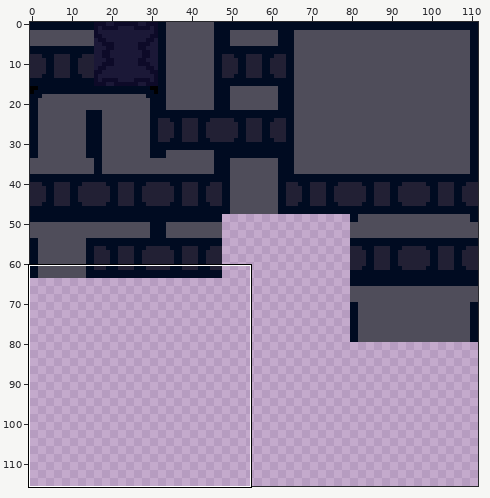
One commit to this sprite sheet: res/spaceTiles.png. The first picture is a wide view before the edit; the outline marks the close-up.
Close-up. First the earlier version:
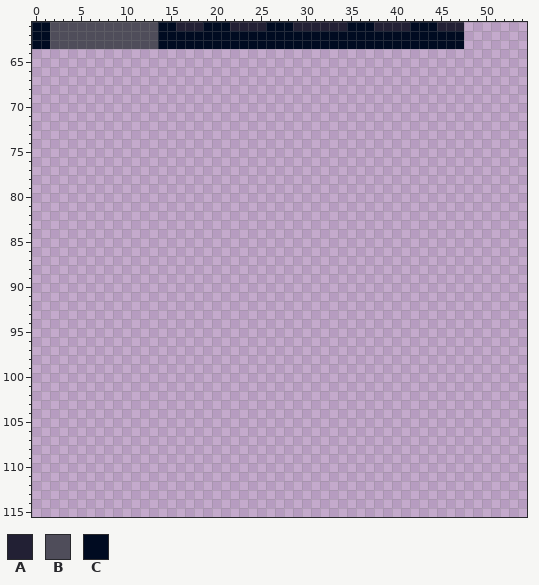
The file is 112x144 pixels. Shown: x 0..54, y 61..115. The wide view leaves out empty margins.
Palette (. is transparent): A #222034  B #4f4d5a  C #000b21
Pixels before (only the part around the change), first column x 0:
 61 CCBBBBBBBBBBBBCCAAACCCAAAACCCAAAAAACCCAAAACCCAAA.......
 62 CCBBBBBBBBBBBBCCCCCCCCCCCCCCCCCCCCCCCCCCCCCCCCCC.......
 63 CCBBBBBBBBBBBBCCCCCCCCCCCCCCCCCCCCCCCCCCCCCCCCCC.......
 64 .......................................................
 65 .......................................................
 66 .......................................................
 67 .......................................................
 68 .......................................................
 69 .......................................................
 70 .......................................................
 71 .......................................................
 72 .......................................................
 73 .......................................................
 74 .......................................................
 75 .......................................................
 76 .......................................................
 77 .......................................................
 78 .......................................................
 79 .......................................................
 80 .......................................................
 81 .......................................................
 82 .......................................................
 83 .......................................................
 84 .......................................................
 85 .......................................................
 86 .......................................................
 87 .......................................................
 88 .......................................................
 89 .......................................................
 90 .......................................................
 91 .......................................................
 92 .......................................................
 93 .......................................................
 94 .......................................................
 95 .......................................................
 96 .......................................................
 97 .......................................................
 98 .......................................................
 99 .......................................................
100 .......................................................
101 .......................................................
102 .......................................................
103 .......................................................
104 .......................................................
105 .......................................................
106 .......................................................
107 .......................................................
108 .......................................................
109 .......................................................
110 .......................................................
111 .......................................................
112 .......................................................
113 .......................................................
114 .......................................................
115 .......................................................
Now the later version:
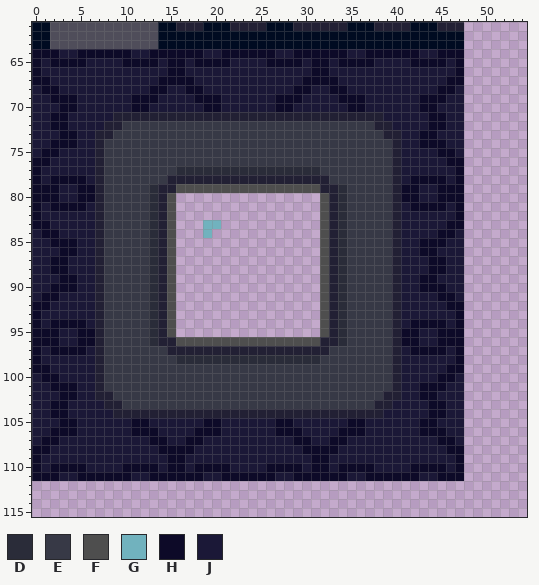
Colours new in this view: D #2a2c39  E #373946  F #4e4e4e  G #71b2be  H #0d0a28  J #1b1837
Message: Added windows and space background
Change:
y 64: x 0..47 ................................................ -> HHHJJHHHHHHJJHHHHHHJJHHHHHHJJHHHHHHJJHHHHHHJJHHH
y 65: x 0..47 ................................................ -> HJHHHHJJJJHHHHJHHJHHHHJJJJHHHHJHHJHHHHJJJJHHHHJH
y 66: x 0..47 ................................................ -> HJJJJJJJJJJJJJJHHJJJJJJJJJJJJJJHHJJJJJJJJJJJJJJH
y 67: x 0..47 ................................................ -> HHJJJJJJJJJJJJHHHHJJJJJJJJJJJJHHHHJJJJJJJJJJJJHH
y 68: x 0..47 ................................................ -> JHHJJJJJJJJJJHHJJHHJJJJJJJJJJHHJJHHJJJJJJJJJJHHJ
y 69: x 0..47 ................................................ -> JJHHHJJJJJJHHHJJJJHHHJJJJJJHHHJJJJHHHJJJJJJHHHJJ
y 70: x 0..47 ................................................ -> JJJHHJJJJJJHHJJJJJJHHJJJJJJHHJJJJJJHHJJJJJJHHJJJ
y 71: x 0..47 ................................................ -> JJHHJJJJJAAAAAAAAAAAAAAAAAAAAAAAAAAAAAAJJJJJHHJJ
y 72: x 0..47 ................................................ -> JJHHJJJJAAEEEEEEEEEEEEEEEEEEEEEEEEEEEEAAJJJJHHJJ
y 73: x 0..47 ................................................ -> JJJHHJJAAEEEEEEEEEEEEEEEEEEEEEEEEEEEEEEAAJJHHJJJ
y 74: x 0..47 ................................................ -> JJHHHJJAEEEEEEEEEEEEEEEEEEEEEEEEEEEEEEEEAJJHHHJJ
y 75: x 0..47 ................................................ -> JHHJJJJAEEEEEEEEEEEEEEEEEEEEEEEEEEEEEEEEAJJJJHHJ
y 76: x 0..47 ................................................ -> HHJJJJJAEEEEEEEEEEEEEEEEEEEEEEEEEEEEEEEEAJJJJJHH
y 77: x 0..47 ................................................ -> HJJJJJJAEEEEEEEEDDDDDDDDDDDDDDDDEEEEEEEEAJJJJJJH
y 78: x 0..47 ................................................ -> HJHHHHJAEEEEEEEAAAAAAAAAAAAAAAAAAEEEEEEEAJHHHHJH
y 79: x 0..47 ................................................ -> HHHJJHHAEEEEEDAAFFFFFFFFFFFFFFFFAADEEEEEAHHJJHHH
y 80: x 0..15 ................ -> HHHJJHHAEEEEEDAF; x 32..47 ................ -> FADEEEEEAHHJJHHH
y 81: x 0..15 ................ -> HJHHHHJAEEEEEDAF; x 32..47 ................ -> FADEEEEEAJHHHHJH
y 82: x 0..15 ................ -> HJJJJJJAEEEEEDAF; x 32..47 ................ -> FADEEEEEAJJJJJJH
y 83: x 0..15 ................ -> HHJJJJJAEEEEEDAF; x 19..20 .. -> GG; x 32..47 ................ -> FADEEEEEAJJJJJHH
y 84: x 0..15 ................ -> JHHJJJJAEEEEEDAF; x 19 . -> G; x 32..47 ................ -> FADEEEEEAJJJJHHJ
y 85: x 0..15 ................ -> JJHHHJJAEEEEEDAF; x 32..47 ................ -> FADEEEEEAJJHHHJJ
y 86: x 0..15 ................ -> JJJHHJJAEEEEEDAF; x 32..47 ................ -> FADEEEEEAJJHHJJJ
y 87..88: x 0..15 ................ -> JJHHJJJAEEEEEDAF; x 32..47 ................ -> FADEEEEEAJJJHHJJ
y 89: x 0..15 ................ -> JJJHHJJAEEEEEDAF; x 32..47 ................ -> FADEEEEEAJJHHJJJ
y 90: x 0..15 ................ -> JJHHHJJAEEEEEDAF; x 32..47 ................ -> FADEEEEEAJJHHHJJ
y 91: x 0..15 ................ -> JHHJJJJAEEEEEDAF; x 32..47 ................ -> FADEEEEEAJJJJHHJ
y 92: x 0..15 ................ -> HHJJJJJAEEEEEDAF; x 32..47 ................ -> FADEEEEEAJJJJJHH
y 93: x 0..15 ................ -> HJJJJJJAEEEEEDAF; x 32..47 ................ -> FADEEEEEAJJJJJJH
y 94: x 0..15 ................ -> HJHHHHJAEEEEEDAF; x 32..47 ................ -> FADEEEEEAJHHHHJH
y 95: x 0..15 ................ -> HHHJJHHAEEEEEDAF; x 32..47 ................ -> FADEEEEEAHHJJHHH
y 96: x 0..47 ................................................ -> HHHJJHHAEEEEEDAAFFFFFFFFFFFFFFFFAADEEEEEAHHJJHHH
y 97: x 0..47 ................................................ -> HJHHHHJAEEEEEEEAAAAAAAAAAAAAAAAAAEEEEEEEAJHHHHJH
y 98: x 0..47 ................................................ -> HJJJJJJAEEEEEEEEDDDDDDDDDDDDDDDDEEEEEEEEAJJJJJJH
y 99: x 0..47 ................................................ -> HHJJJJJAEEEEEEEEEEEEEEEEEEEEEEEEEEEEEEEEAJJJJJHH
y 100: x 0..47 ................................................ -> JHHJJJJAEEEEEEEEEEEEEEEEEEEEEEEEEEEEEEEEAJJJJHHJ
y 101: x 0..47 ................................................ -> JJHHHJJAEEEEEEEEEEEEEEEEEEEEEEEEEEEEEEEEAJJHHHJJ
y 102: x 0..47 ................................................ -> JJJHHJJAAEEEEEEEEEEEEEEEEEEEEEEEEEEEEEEAAJJHHJJJ
y 103: x 0..47 ................................................ -> JJHHJJJJAAEEEEEEEEEEEEEEEEEEEEEEEEEEEEAAJJJJHHJJ
y 104: x 0..47 ................................................ -> JJHHJJJJJAAAAAAAAAAAAAAAAAAAAAAAAAAAAAAJJJJJHHJJ
y 105: x 0..47 ................................................ -> JJJHHJJJJJJHHJJJJJJHHJJJJJJHHJJJJJJHHJJJJJJHHJJJ
y 106: x 0..47 ................................................ -> JJHHHJJJJJJHHHJJJJHHHJJJJJJHHHJJJJHHHJJJJJJHHHJJ
y 107: x 0..47 ................................................ -> JHHJJJJJJJJJJHHJJHHJJJJJJJJJJHHJJHHJJJJJJJJJJHHJ
y 108: x 0..47 ................................................ -> HHJJJJJJJJJJJJHHHHJJJJJJJJJJJJHHHHJJJJJJJJJJJJHH
y 109: x 0..47 ................................................ -> HJJJJJJJJJJJJJJHHJJJJJJJJJJJJJJHHJJJJJJJJJJJJJJH
y 110: x 0..47 ................................................ -> HJHHHHJJJJHHHHJHHJHHHHJJJJHHHHJHHJHHHHJJJJHHHHJH
y 111: x 0..47 ................................................ -> HHHJJHHHHHHJJHHHHHHJJHHHHHHJJHHHHHHJJHHHHHHJJHHH
Changed places in both close-ups, as pixel boxes (x1, y1, x2, y2):
added: (32, 49, 464, 481)
